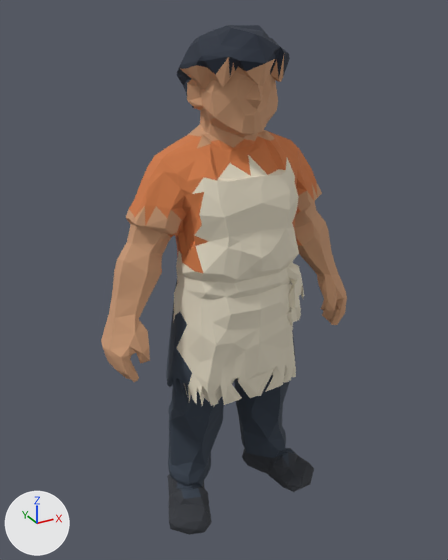
Two versions of the glTF model assets/models/ready/bao/bao.glb, one commit apart.
Camera for both pictures: a 50 mm lens placed at (-0.984, -1.731, 1.767), pointed at (-0.019, 0.025, 0.89). The axes (+X, +Y, +Z) are drawn at lower left. The lights are the same throughout. The picture after the commit comes second. Vertices at exactly the same position are counted once.

Objects in the first picture: 'Batch_baoMesh'.
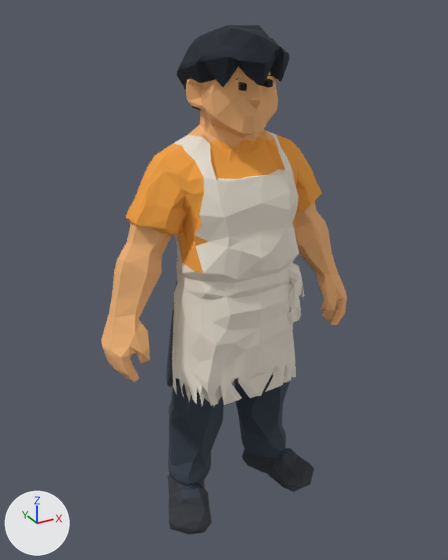
Location of each change, [x1, y1, x2, y2] in pixels of the pictures (448 x 560 px):
'Batch_baoMesh', recoloured, surface changed (brown to orange)
    both: [101, 25, 347, 402]
'CharacterFaceDetails', added
    after: [236, 74, 274, 91]
    faces in mat_bao_rineye (black #090a14): [239, 79, 273, 91]
part 1 of me_batch_baomesh, recoloured
    both: [126, 182, 322, 235]
part 2 of me_batch_baomesh, recoloured
    both: [197, 137, 210, 148]
part 3 of me_batch_baomesh, recoloured (brown to black)
    both: [181, 55, 284, 110]
part 4 of me_batch_baomesh, recoloured
    both: [173, 131, 287, 257]
part 5 of me_batch_baomesh, recoloured
    both: [192, 155, 295, 194]
part 6 of me_batch_baomesh, recoloured
    both: [172, 312, 295, 400]

What changed in the scene script:
```text
Change mat_bao_skin:
    mat_bao_skin.base_color: (0.604, 0.328, 0.181) -> (0.896, 0.462, 0.188)  # brown #cc9b76 -> orange #f3b578
Change mat_bao_shirt:
    mat_bao_shirt.base_color: (0.644, 0.198, 0.063) -> (0.913, 0.361, 0.0482)  # orange #d27b47 -> orange #f5a23e
Add mat_bao_brow:
    mat_bao_brow = principled_material('bao_Brow')
    mat_bao_brow.base_color = (0.0075, 0.0123, 0.0212)  # black #151d28
    mat_bao_brow.roughness = 0.9
Add mat_bao_rineye:
    mat_bao_rineye = principled_material('bao_RinEye')
    mat_bao_rineye.base_color = (0.00273, 0.00304, 0.007)  # black #090a14
    mat_bao_rineye.metallic = 0.4
    mat_bao_rineye.roughness = 0.415
Change me_batch_baomesh:
    where me_batch_baomesh.from_pydata(...)  # 1496 vertices, 3000 faces; spans x -0.48..0.48, y -0.19..0.19, z 0.0..1.72
    used by ob_batch_baomesh; location = (0.0, 0.0, 0.0)
    me_batch_baomesh part 1: 75 faces spanning x -0.35..0.35, y -0.06..0.14, z 1.1..1.22 switch from mat_bao_skin (brown #cc9b76) to mat_bao_shirt (orange #f5a23e)
    me_batch_baomesh part 2: 1 face spanning x -0.14..-0.1, y -0.03..-0.01, z 1.37..1.4 switches from mat_bao_skin (brown #cc9b76) to mat_bao_apron (pale yellow #ede4d5)
    me_batch_baomesh part 3: 50 faces spanning x -0.16..0.16, y -0.19..0.16, z 1.44..1.65 switch from mat_bao_skin (brown #cc9b76) to mat_bao_hair (black #151d28)
    me_batch_baomesh part 4: 58 faces spanning x -0.21..0.21, y -0.12..0.16, z 0.94..1.4 switch from mat_bao_shirt (orange #d27b47) to mat_bao_apron (pale yellow #ede4d5)
    me_batch_baomesh part 5: 6 faces spanning x -0.19..0.18, y -0.12..-0.07, z 1.25..1.35 switch from mat_bao_apron (pale yellow #e6ddc7) to mat_bao_shirt (orange #f5a23e)
    me_batch_baomesh part 6: 38 faces spanning x -0.25..0.25, y -0.1..0.02, z 0.51..0.84 switch from mat_bao_bottom (dark blue #343e4b) to mat_bao_apron (pale yellow #ede4d5)
Add me_characterfacedetails:
    me_characterfacedetails.from_pydata(...)  # 36 vertices, 40 faces; spans x -0.0601..0.057, y -0.1456..-0.1157, z 1.5484..1.5893
    # faces by material slot: [16, 24]
    me_characterfacedetails.materials.append(mat_bao_brow)  # black #151d28
    me_characterfacedetails.materials.append(mat_bao_rineye)  # black #090a14
Add ob_characterfacedetails:
    ob_characterfacedetails = bpy.data.objects.new('CharacterFaceDetails', me_characterfacedetails)
    ob_characterfacedetails.location = (0.0, 0.0, 0.0)
```
